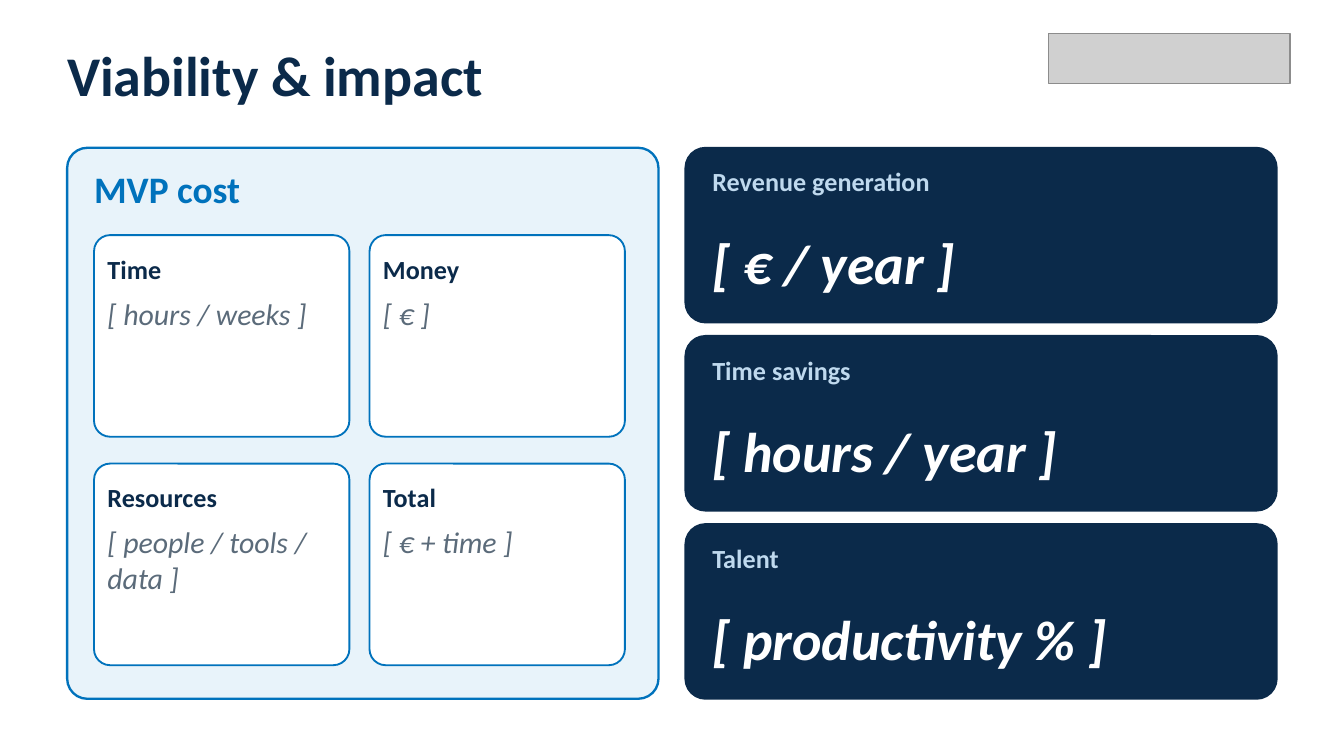
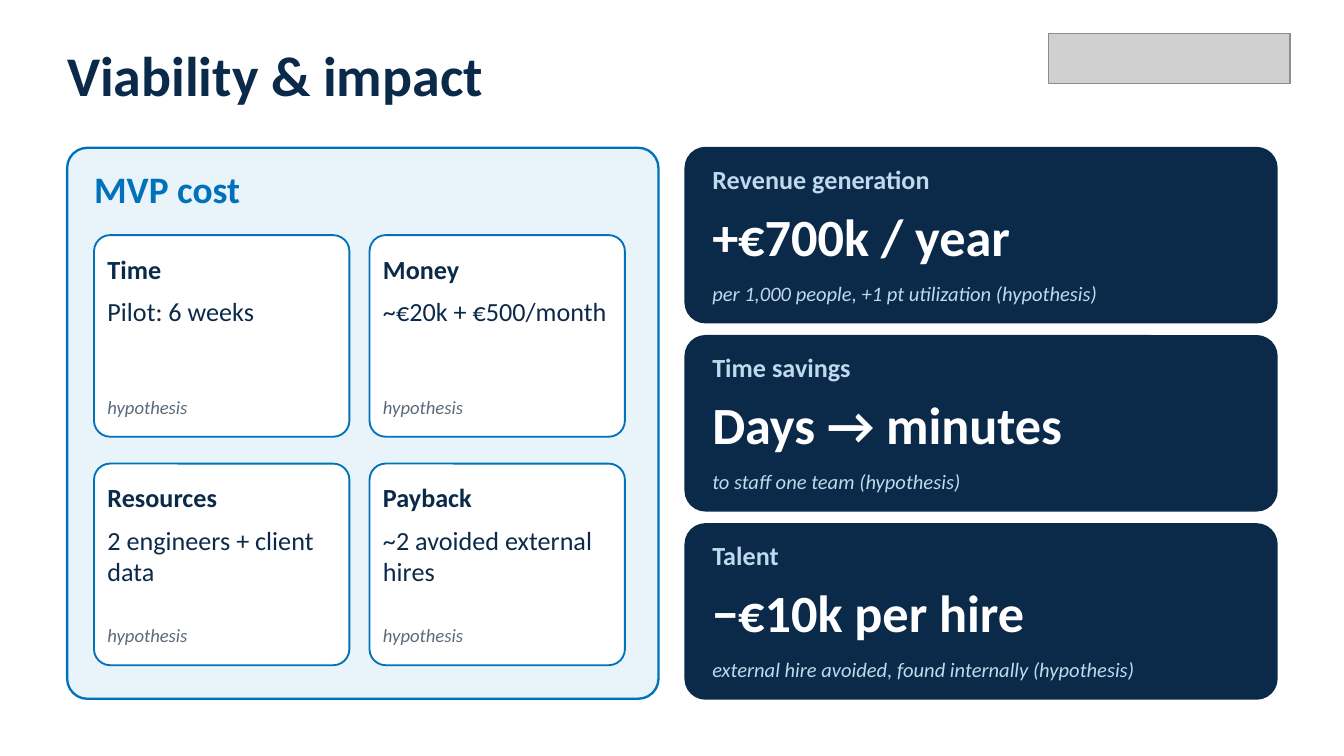
Before and after one commit to igagmol/hackaton-saturday, a slide deck: slide 4 of pitch/NTTDATA_pitch_deck.pptx. Drawn at 1344x756 pixels with LibreOffice and Linux fonts; fonts in the diff are those of the drawing; grey boxes stand for pictures. Boxes give left, top, right and bottom in pixels: in the first picture for what was removed or moved away, otherwise in the second. Text is boxed around its words. In the diff, an @@ line names an element or a change of style, - is before the commit and + after.

```diff
--- a/pitch/NTTDATA_pitch_deck.pptx
+++ b/pitch/NTTDATA_pitch_deck.pptx
@@ text at [712, 219, 1010, 265]: text changed; size 30 to 28 pt; italic off @@
-[ € / year ]
++€700k / year
@@ text removed at [383, 296, 612, 423] @@
-[ € ]
@@ text added at [712, 286, 1097, 305], 11 pt, text #BFD9EE, italic @@
+per 1,000 people, +1 pt utilization (hypothesis)
@@ text at [107, 303, 254, 322]: text changed; size 16 to 14 pt; text colour #5B6B7A to #0B2A4A; italic off @@
-[ hours / weeks ]
+Pilot: 6 weeks
@@ text added at [383, 303, 607, 322], 14 pt, text #0B2A4A @@
+~€20k + €500/month
@@ text added at [107, 401, 187, 417], 10 pt, text #5B6B7A, italic @@
+hypothesis
@@ text added at [383, 401, 463, 417], 10 pt, text #5B6B7A, italic @@
+hypothesis
@@ text added at [712, 407, 1062, 453], 28 pt, text #FFFFFF, bold @@
+Days → minutes
@@ text removed at [743, 432, 1026, 481] @@
-[ hours / year ]
@@ text added at [712, 474, 960, 493], 11 pt, text #BFD9EE, italic @@
+to staff one team (hypothesis)
@@ text at [383, 488, 472, 511]: text changed @@
-Total
+Payback
@@ text at [107, 532, 313, 581]: text changed; size 16 to 14 pt; text colour #5B6B7A to #0B2A4A; italic off @@
-[ people / tools / data ]
+2 engineers + client data
@@ text added at [383, 532, 592, 582], 14 pt, text #0B2A4A @@
+~2 avoided external hires
@@ text removed at [442, 532, 496, 553] @@
-[ € + time ]
@@ text added at [712, 595, 1024, 641], 28 pt, text #FFFFFF, bold @@
+−€10k per hire
@@ text added at [107, 629, 187, 645], 10 pt, text #5B6B7A, italic @@
+hypothesis
@@ text added at [383, 629, 463, 645], 10 pt, text #5B6B7A, italic @@
+hypothesis
@@ text removed at [743, 620, 1022, 669] @@
-[ productivity % ]
@@ text added at [712, 662, 1134, 681], 11 pt, text #BFD9EE, italic @@
+external hire avoided, found internally (hypothesis)
```
Also in this commit, not shown: 1 other slide changed, 3 other files.
